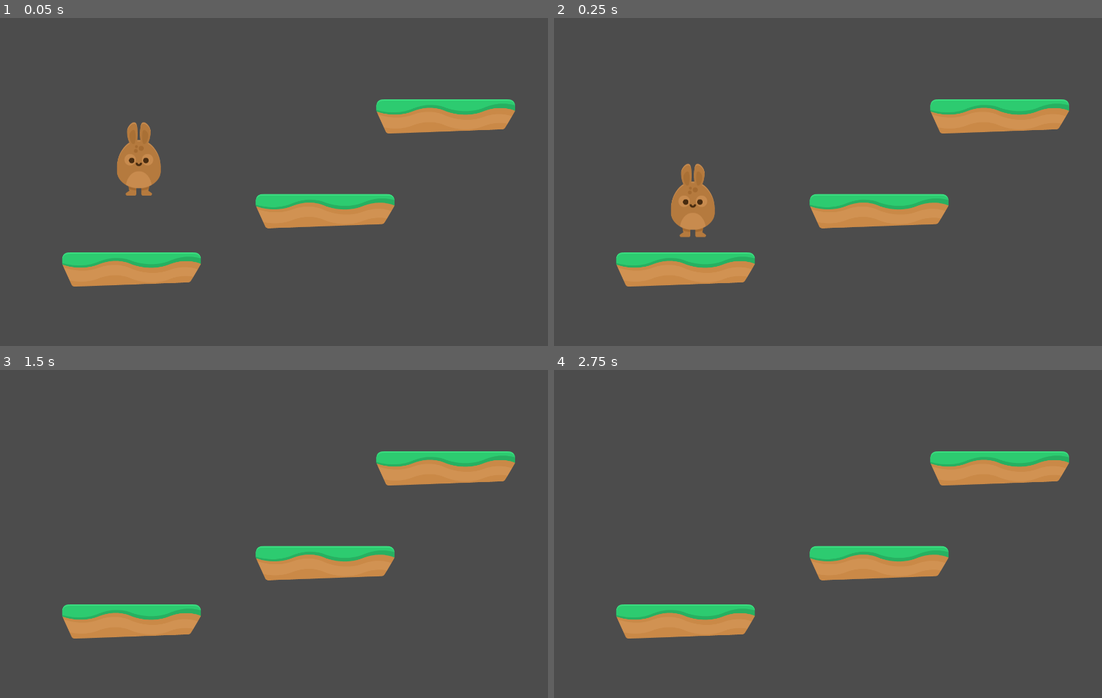
Above: before the commit, frames 1-4 (two rows, left to right).
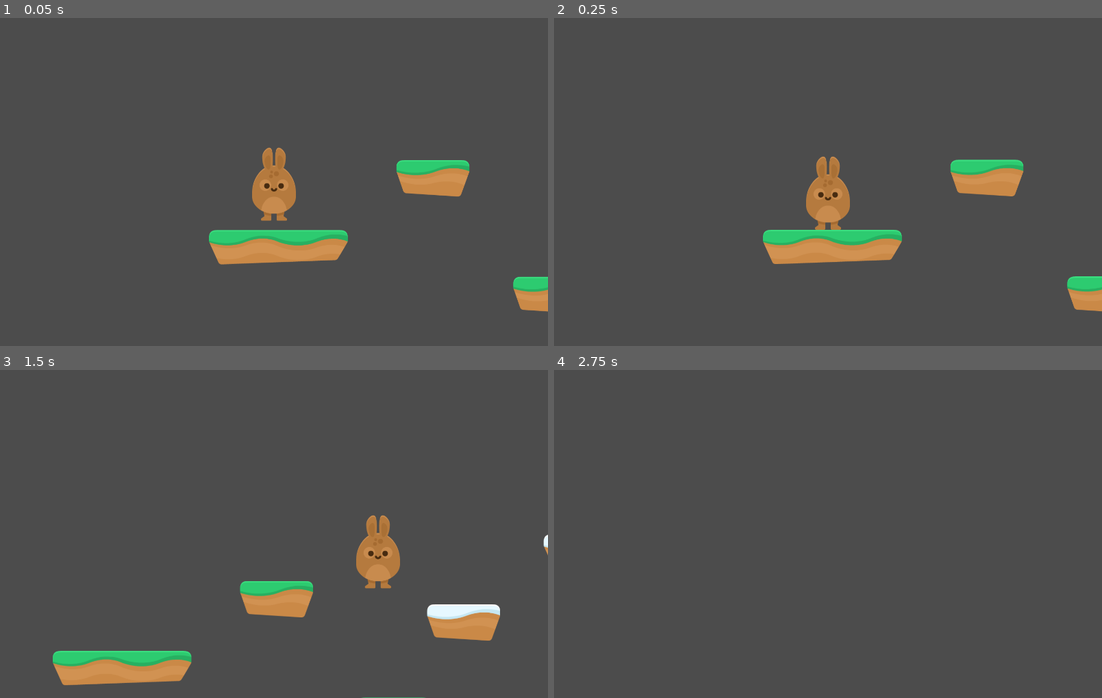
Above: after the commit, the same moments.

Repository: J-Guenther/GodotPlatformer
Game: Godot game, scene res://Scenes/Level1.tscn
Same seed, same stepped clock (60 frames per second), same inputs: the game is played once before the commit and once after it.
Inputs:
- Up to frame 1 (0.05 s): no input
- Up to frame 2 (0.25 s): no input
- Up to frame 3 (1.5 s): hold Right (ui_right) from 0.53 s (still down); tap Up (ui_up) at 0.77 s
- Up to frame 4 (2.75 s): tap Up (ui_up) at 1.52 s; release Right (ui_right) at 2.03 s; hold Left (ui_left) from 2.03 s (still down)

The runs differ from the first frame. In frame 1, 13% of the frame differs, in the area x 11-100%, y 24-90%; in frame 2, 13%; in frame 3, 13%; in frame 4, 7.1%.
Error after the commit: Parse Error: The function signature doesn't match the parent. Parent signature is: "void update()". (res://Scenes/PlayerAnimation.gd:3)

Commit message:
refactoring of Player script, added tilemap and level

Diff:
--- /dev/null
+++ b/HoppyDays/Scenes/Camera2D.tscn
@@ -0,0 +1,26 @@
+[gd_scene format=2]
+
+[node name="Camera2D" type="Camera2D"]
+
+anchor_mode = 1
+rotating = false
+current = true
+zoom = Vector2( 1, 1 )
+limit_left = -10000000
+limit_top = -10000000
+limit_right = 10000000
+limit_bottom = 10000000
+limit_smoothed = false
+drag_margin_h_enabled = true
+drag_margin_v_enabled = true
+smoothing_enabled = false
+smoothing_speed = 5.0
+offset_v = 0.0
+offset_h = 0.0
+drag_margin_left = 0.2
+drag_margin_top = 0.2
+drag_margin_right = 0.2
+drag_margin_bottom = 0.2
+editor_draw_screen = true
+editor_draw_limits = false
+editor_draw_drag_margin = false
--- a/HoppyDays/Scenes/Level1.tscn
+++ b/HoppyDays/Scenes/Level1.tscn
@@ -1,79 +1,36 @@
-[gd_scene load_steps=3 format=2]
+[gd_scene load_steps=4 format=2]
 
 [ext_resource path="res://Scenes/Player.tscn" type="PackedScene" id=1]
-[ext_resource path="res://GFX/Environment/ground_grass.png" type="Texture" id=2]
+[ext_resource path="res://Scenes/Camera2D.tscn" type="PackedScene" id=2]
+[ext_resource path="res://Scenes/PlatformTiles.tres" type="TileSet" id=3]
 
-[node name="Level1" type="Node2D"]
+[node name="Level1" type="Node2D" index="0"]
 
 [node name="Player" parent="." index="0" instance=ExtResource( 1 )]
 
-position = Vector2( 380, 380 )
+position = Vector2( 370, 380 )
 
-[node name="Platform" type="StaticBody2D" parent="." index="1"]
+[node name="Camera2D" parent="Player" index="2" instance=ExtResource( 2 )]
 
-position = Vector2( 360, 690 )
-input_pickable = false
+smoothing_enabled = true
+_sections_unfolded = [ "Smoothing" ]
+
+[node name="TileMap" type="TileMap" parent="." index="1"]
+
+mode = 0
+tile_set = ExtResource( 3 )
+cell_size = Vector2( 64, 64 )
+cell_quadrant_size = 16
+cell_custom_transform = Transform2D( 1, 0, 0, 1, 0, 0 )
+cell_half_offset = 2
+cell_tile_origin = 0
+cell_y_sort = false
+cell_clip_uv = false
+collision_use_kinematic = false
+collision_friction = 1.0
+collision_bounce = 0.0
 collision_layer = 1
 collision_mask = 1
-constant_linear_velocity = Vector2( 0, 0 )
-constant_angular_velocity = 0.0
-friction = 1.0
-bounce = 0.0
-__meta__ = {
-"_edit_group_": true
-}
-
-[node name="Sprite" type="Sprite" parent="Platform" index="0"]
-
-texture = ExtResource( 2 )
-
-[node name="CollisionPolygon2D" type="CollisionPolygon2D" parent="Platform" index="1"]
-
-build_mode = 0
-polygon = PoolVector2Array( -180, -50, 180, -50, 190, -40, 190, -20, 160, 40, -160, 50, -190, -10, -190, -40 )
-
-[node name="Platform2" type="StaticBody2D" parent="." index="2"]
-
-position = Vector2( 890, 530 )
-input_pickable = false
-collision_layer = 1
-collision_mask = 1
-constant_linear_velocity = Vector2( 0, 0 )
-constant_angular_velocity = 0.0
-friction = 1.0
-bounce = 0.0
-__meta__ = {
-"_edit_group_": true
-}
-
-[node name="Sprite" type="Sprite" parent="Platform2" index="0"]
-
-texture = ExtResource( 2 )
-
-[node name="CollisionPolygon2D" type="CollisionPolygon2D" parent="Platform2" index="1"]
-
-build_mode = 0
-polygon = PoolVector2Array( -180, -50, 180, -50, 190, -40, 190, -20, 160, 40, -160, 50, -190, -10, -190, -40 )
-
-[node name="Platform3" type="StaticBody2D" parent="." index="3"]
-
-position = Vector2( 1220, 270 )
-input_pickable = false
-collision_layer = 1
-collision_mask = 1
-constant_linear_velocity = Vector2( 0, 0 )
-constant_angular_velocity = 0.0
-friction = 1.0
-bounce = 0.0
-__meta__ = {
-"_edit_group_": true
-}
-
-[node name="Sprite" type="Sprite" parent="Platform3" index="0"]
-
-texture = ExtResource( 2 )
-
-[node name="CollisionPolygon2D" type="CollisionPolygon2D" parent="Platform3" index="1"]
-
-build_mode = 0
-polygon = PoolVector2Array( -180, -50, 180, -50, 190, -40, 190, -20, 160, 40, -160, 50, -190, -10, -190, -40 )
+occluder_light_mask = 1
+format = 1
+tile_data = PoolIntArray( 196632, 1, 0, 327691, 6, 0, 393235, 5, 0, 524291, 2, 0, 655376, 6, 0 )
--- /dev/null
+++ b/HoppyDays/Scenes/PlatformTiles.tres
@@ -0,0 +1,165 @@
+[gd_resource type="TileSet" load_steps=17 format=2]
+
+[ext_resource path="res://GFX/Environment/ground_sand.png" type="Texture" id=1]
+[ext_resource path="res://GFX/Environment/ground_snow.png" type="Texture" id=2]
+[ext_resource path="res://GFX/Environment/ground_grass.png" type="Texture" id=3]
+[ext_resource path="res://GFX/Environment/ground_cake.png" type="Texture" id=4]
+[ext_resource path="res://GFX/Environment/ground_sand_small.png" type="Texture" id=5]
+[ext_resource path="res://GFX/Environment/ground_snow_small.png" type="Texture" id=6]
+[ext_resource path="res://GFX/Environment/ground_grass_small.png" type="Texture" id=7]
+[ext_resource path="res://GFX/Environment/ground_cake_small.png" type="Texture" id=8]
+
+[sub_resource type="ConvexPolygonShape2D" id=1]
+
+custom_solver_bias = 0.0
+points = PoolVector2Array( -162.954, 47.3605, -185.107, -1.13721, -189.897, -20.8955, -188.82, -38.5707, -176.126, -48.4374, 178.239, -46.4398, 188.505, -37.6602, 190.301, -16.1056, 157.969, 35.3858, -16.4105, 42.7581 )
+
+[sub_resource type="ConvexPolygonShape2D" id=2]
+
+custom_solver_bias = 0.0
+points = PoolVector2Array( -162.954, 47.3605, -185.107, -1.13721, -189.897, -20.8955, -188.82, -38.5707, -176.126, -48.4374, 178.239, -46.4398, 188.505, -37.6602, 190.301, -16.1056, 157.969, 35.3858, -16.4105, 42.7581 )
+
+[sub_resource type="ConvexPolygonShape2D" id=3]
+
+custom_solver_bias = 0.0
+points = PoolVector2Array( -162.954, 47.3605, -185.107, -1.13721, -189.897, -20.8955, -188.82, -38.5707, -176.126, -48.4374, 178.239, -46.4398, 188.505, -37.6602, 190.301, -16.1056, 157.969, 35.3858, -16.4105, 42.7581 )
+
+[sub_resource type="ConvexPolygonShape2D" id=4]
+
+custom_solver_bias = 0.0
+points = PoolVector2Array( -162.954, 47.3605, -185.107, -1.13721, -189.897, -20.8955, -188.82, -38.5707, -176.126, -48.4374, 178.239, -46.4398, 188.505, -37.6602, 190.301, -16.1056, 157.969, 35.3858, -16.4105, 42.7581 )
+
+[sub_resource type="ConvexPolygonShape2D" id=5]
+
+custom_solver_bias = 0.0
+points = PoolVector2Array( -77.9957, 39.6708, -86.4634, 20.1075, -99.7589, -17.1111, -100.406, -39.1114, -85.5234, -50.1115, 90.0571, -49.8829, 100.41, -37.7063, 99.5336, -18.143, 90.1899, 10.1799, 73.5466, 48.7225 )
+
+[sub_resource type="ConvexPolygonShape2D" id=6]
+
+custom_solver_bias = 0.0
+points = PoolVector2Array( -77.9957, 39.6708, -86.4634, 20.1075, -99.7589, -17.1111, -100.406, -39.1114, -85.5234, -50.1115, 90.0571, -49.8829, 100.41, -37.7063, 99.5336, -18.143, 90.1899, 10.1799, 73.5466, 48.7225 )
+
+[sub_resource type="ConvexPolygonShape2D" id=7]
+
+custom_solver_bias = 0.0
+points = PoolVector2Array( -77.9957, 39.6708, -86.4634, 20.1075, -99.7589, -17.1111, -100.406, -39.1114, -85.5234, -50.1115, 90.0571, -49.8829, 100.41, -37.7063, 99.5336, -18.143, 90.1899, 10.1799, 73.5466, 48.7225 )
+
+[sub_resource type="ConvexPolygonShape2D" id=8]
+
+custom_solver_bias = 0.0
+points = PoolVector2Array( -77.9957, 39.6708, -86.4634, 20.1075, -99.7589, -17.1111, -100.406, -39.1114, -85.5234, -50.1115, 90.0571, -49.8829, 100.41, -37.7063, 99.5336, -18.143, 90.1899, 10.1799, 73.5466, 48.7225 )
+
+[resource]
+
+0/name = "Ground_Sand"
+0/texture = ExtResource( 1 )
+0/tex_offset = Vector2( 0, 0 )
+0/modulate = Color( 1, 1, 1, 1 )
+0/region = Rect2( 0, 0, 380, 94 )
+0/is_autotile = false
+0/occluder_offset = Vector2( 190, 47 )
+0/navigation_offset = Vector2( 190, 47 )
+0/shapes = [ {
+"autotile_coord": Vector2( 0, 0 ),
+"one_way": false,
+"shape": SubResource( 1 ),
+"shape_transform": Transform2D( 1, 0, 0, 1, 190, 47 )
+} ]
+1/name = "Ground_Snow"
+1/texture = ExtResource( 2 )
+1/tex_offset = Vector2( 0, 0 )
+1/modulate = Color( 1, 1, 1, 1 )
+1/region = Rect2( 0, 0, 380, 94 )
+1/is_autotile = false
+1/occluder_offset = Vector2( 190, 47 )
+1/navigation_offset = Vector2( 190, 47 )
+1/shapes = [ {
+"autotile_coord": Vector2( 0, 0 ),
+"one_way": false,
+"shape": SubResource( 2 ),
+"shape_transform": Transform2D( 1, 0, 0, 1, 190, 47 )
+} ]
+2/name = "Ground_Grass"
+2/texture = ExtResource( 3 )
+2/tex_offset = Vector2( 0, 0 )
+2/modulate = Color( 1, 1, 1, 1 )
+2/region = Rect2( 0, 0, 380, 94 )
+2/is_autotile = false
+2/occluder_offset = Vector2( 190, 47 )
+2/navigation_offset = Vector2( 190, 47 )
+2/shapes = [ {
+"autotile_coord": Vector2( 0, 0 ),
+"one_way": false,
+"shape": SubResource( 3 ),
+"shape_transform": Transform2D( 1, 0, 0, 1, 190, 47 )
+} ]
+3/name = "Ground_Cake"
+3/texture = ExtResource( 4 )
+3/tex_offset = Vector2( 0, 0 )
+3/modulate = Color( 1, 1, 1, 1 )
+3/region = Rect2( 0, 0, 380, 94 )
+3/is_autotile = false
+3/occluder_offset = Vector2( 190, 47 )
+3/navigation_offset = Vector2( 190, 47 )
+3/shapes = [ {
+"autotile_coord": Vector2( 0, 0 ),
+"one_way": false,
+"shape": SubResource( 4 ),
+"shape_transform": Transform2D( 1, 0, 0, 1, 190, 47 )
+} ]
+4/name = "Ground_Sand_Small"
+4/texture = ExtResource( 5 )
+4/tex_offset = Vector2( 0, 0 )
+4/modulate = Color( 1, 1, 1, 1 )
+4/region = Rect2( 0, 0, 201, 100 )
+4/is_autotile = false
+4/occluder_offset = Vector2( 100.5, 50 )
+4/navigation_offset = Vector2( 100.5, 50 )
+4/shapes = [ {
+"autotile_coord": Vector2( 0, 0 ),
+"one_way": false,
+"shape": SubResource( 5 ),
+"shape_transform": Transform2D( 1, 0, 0, 1, 100.5, 50 )
+} ]
+5/name = "Ground_Snow_Small"
+5/texture = ExtResource( 6 )
+5/tex_offset = Vector2( 0, 0 )
+5/modulate = Color( 1, 1, 1, 1 )
+5/region = Rect2( 0, 0, 201, 100 )
+5/is_autotile = false
+5/occluder_offset = Vector2( 100.5, 50 )
+5/navigation_offset = Vector2( 100.5, 50 )
+5/shapes = [ {
+"autotile_coord": Vector2( 0, 0 ),
+"one_way": false,
+"shape": SubResource( 6 ),
+"shape_transform": Transform2D( 1, 0, 0, 1, 100.5, 50 )
+} ]
+6/name = "Ground_Grass_Small"
+6/texture = ExtResource( 7 )
+6/tex_offset = Vector2( 0, 0 )
+6/modulate = Color( 1, 1, 1, 1 )
+6/region = Rect2( 0, 0, 201, 100 )
+6/is_autotile = false
+6/occluder_offset = Vector2( 100.5, 50 )
+6/navigation_offset = Vector2( 100.5, 50 )
+6/shapes = [ {
+"autotile_coord": Vector2( 0, 0 ),
+"one_way": false,
+"shape": SubResource( 7 ),
+"shape_transform": Transform2D( 1, 0, 0, 1, 100.5, 50 )
+} ]
+7/name = "Ground_Cake_Small"
+7/texture = ExtResource( 8 )
+7/tex_offset = Vector2( 0, 0 )
+7/modulate = Color( 1, 1, 1, 1 )
+7/region = Rect2( 0, 0, 201, 100 )
+7/is_autotile = false
+7/occluder_offset = Vector2( 100.5, 50 )
+7/navigation_offset = Vector2( 100.5, 50 )
+7/shapes = [ {
+"autotile_coord": Vector2( 0, 0 ),
+"one_way": false,
+"shape": SubResource( 8 ),
+"shape_transform": Transform2D( 1, 0, 0, 1, 100.5, 50 )
+} ]
--- /dev/null
+++ b/HoppyDays/Scenes/Platforms.tscn
@@ -0,0 +1,210 @@
+[gd_scene load_steps=9 format=2]
+
+[ext_resource path="res://GFX/Environment/ground_sand.png" type="Texture" id=1]
+[ext_resource path="res://GFX/Environment/ground_snow.png" type="Texture" id=2]
+[ext_resource path="res://GFX/Environment/ground_grass.png" type="Texture" id=3]
+[ext_resource path="res://GFX/Environment/ground_cake.png" type="Texture" id=4]
+[ext_resource path="res://GFX/Environment/ground_sand_small.png" type="Texture" id=5]
+[ext_resource path="res://GFX/Environment/ground_snow_small.png" type="Texture" id=6]
+[ext_resource path="res://GFX/Environment/ground_grass_small.png" type="Texture" id=7]
+[ext_resource path="res://GFX/Environment/ground_cake_small.png" type="Texture" id=8]
+
+[node name="Platform" type="Node2D"]
+
+[node name="Ground_Sand" type="Sprite" parent="." index="0"]
+
+editor/display_folded = true
+position = Vector2( 280, 140 )
+texture = ExtResource( 1 )
+__meta__ = {
+"_edit_group_": true
+}
+
+[node name="StaticBody2D" type="StaticBody2D" parent="Ground_Sand" index="0"]
+
+input_pickable = false
+collision_layer = 2
+collision_mask = 1
+constant_linear_velocity = Vector2( 0, 0 )
+constant_angular_velocity = 0.0
+friction = 1.0
+bounce = 0.0
+_sections_unfolded = [ "Collision" ]
+
+[node name="CollisionPolygon2D" type="CollisionPolygon2D" parent="Ground_Sand/StaticBody2D" index="0"]
+
+build_mode = 0
+polygon = PoolVector2Array( -16.4105, 42.7581, 157.969, 35.3858, 190.301, -16.1056, 188.505, -37.6602, 178.239, -46.4398, -176.126, -48.4374, -188.82, -38.5707, -189.897, -20.8955, -185.107, -1.13721, -162.954, 47.3605 )
+
+[node name="Ground_Snow" type="Sprite" parent="." index="1"]
+
+editor/display_folded = true
+position = Vector2( 295.905, 433.097 )
+texture = ExtResource( 2 )
+__meta__ = {
+"_edit_group_": true
+}
+
+[node name="StaticBody2D" type="StaticBody2D" parent="Ground_Snow" index="0"]
+
+input_pickable = false
+collision_layer = 2
+collision_mask = 1
+constant_linear_velocity = Vector2( 0, 0 )
+constant_angular_velocity = 0.0
+friction = 1.0
+bounce = 0.0
+_sections_unfolded = [ "Collision" ]
+
+[node name="CollisionPolygon2D" type="CollisionPolygon2D" parent="Ground_Snow/StaticBody2D" index="0"]
+
+build_mode = 0
+polygon = PoolVector2Array( -16.4105, 42.7581, 157.969, 35.3858, 190.301, -16.1056, 188.505, -37.6602, 178.239, -46.4398, -176.126, -48.4374, -188.82, -38.5707, -189.897, -20.8955, -185.107, -1.13721, -162.954, 47.3605 )
+
+[node name="Ground_Grass" type="Sprite" parent="." index="2"]
+
+editor/display_folded = true
+position = Vector2( 284.544, 289.957 )
+texture = ExtResource( 3 )
+__meta__ = {
+"_edit_group_": true
+}
+
+[node name="StaticBody2D" type="StaticBody2D" parent="Ground_Grass" index="0"]
+
+input_pickable = false
+collision_layer = 2
+collision_mask = 1
+constant_linear_velocity = Vector2( 0, 0 )
+constant_angular_velocity = 0.0
+friction = 1.0
+bounce = 0.0
+_sections_unfolded = [ "Collision" ]
+
+[node name="CollisionPolygon2D" type="CollisionPolygon2D" parent="Ground_Grass/StaticBody2D" index="0"]
+
+build_mode = 0
+polygon = PoolVector2Array( -16.4105, 42.7581, 157.969, 35.3858, 190.301, -16.1056, 188.505, -37.6602, 178.239, -46.4398, -176.126, -48.4374, -188.82, -38.5707, -189.897, -20.8955, -185.107, -1.13721, -162.954, 47.3605 )
+
+[node name="Ground_Cake" type="Sprite" parent="." index="3"]
+
+editor/display_folded = true
+position = Vector2( 300.449, 583.054 )
+texture = ExtResource( 4 )
+__meta__ = {
+"_edit_group_": true
+}
+
+[node name="StaticBody2D" type="StaticBody2D" parent="Ground_Cake" index="0"]
+
+input_pickable = false
+collision_layer = 2
+collision_mask = 1
+constant_linear_velocity = Vector2( 0, 0 )
+constant_angular_velocity = 0.0
+friction = 1.0
+bounce = 0.0
+_sections_unfolded = [ "Collision" ]
+
+[node name="CollisionPolygon2D" type="CollisionPolygon2D" parent="Ground_Cake/StaticBody2D" index="0"]
+
+build_mode = 0
+polygon = PoolVector2Array( -16.4105, 42.7581, 157.969, 35.3858, 190.301, -16.1056, 188.505, -37.6602, 178.239, -46.4398, -176.126, -48.4374, -188.82, -38.5707, -189.897, -20.8955, -185.107, -1.13721, -162.954, 47.3605 )
+
+[node name="Ground_Sand_Small" type="Sprite" parent="." index="4"]
+
+editor/display_folded = true
+position = Vector2( 754.995, 144.877 )
+texture = ExtResource( 5 )
+__meta__ = {
+"_edit_group_": true
+}
+
+[node name="StaticBody2D" type="StaticBody2D" parent="Ground_Sand_Small" index="0"]
+
+input_pickable = false
+collision_layer = 2
+collision_mask = 1
+constant_linear_velocity = Vector2( 0, 0 )
+constant_angular_velocity = 0.0
+friction = 1.0
+bounce = 0.0
+_sections_unfolded = [ "Collision" ]
+
+[node name="CollisionPolygon2D" type="CollisionPolygon2D" parent="Ground_Sand_Small/StaticBody2D" index="0"]
+
+build_mode = 0
+polygon = PoolVector2Array( 73.5466, 48.7225, 90.1899, 10.1799, 99.5336, -18.143, 100.41, -37.7063, 90.0571, -49.8829, -85.5234, -50.1115, -100.406, -39.1114, -99.7589, -17.1111, -86.4634, 20.1075, -77.9957, 39.6708 )
+
+[node name="Ground_Snow_Small" type="Sprite" parent="." index="5"]
+
+editor/display_folded = true
+position = Vector2( 770.9, 437.974 )
+texture = ExtResource( 6 )
+__meta__ = {
+"_edit_group_": true
+}
+
+[node name="StaticBody2D" type="StaticBody2D" parent="Ground_Snow_Small" index="0"]
+
+input_pickable = false
+collision_layer = 2
+collision_mask = 1
+constant_linear_velocity = Vector2( 0, 0 )
+constant_angular_velocity = 0.0
+friction = 1.0
+bounce = 0.0
+_sections_unfolded = [ "Collision" ]
+
+[node name="CollisionPolygon2D" type="CollisionPolygon2D" parent="Ground_Snow_Small/StaticBody2D" index="0"]
+
+build_mode = 0
+polygon = PoolVector2Array( 73.5466, 48.7225, 90.1899, 10.1799, 99.5336, -18.143, 100.41, -37.7063, 90.0571, -49.8829, -85.5234, -50.1115, -100.406, -39.1114, -99.7589, -17.1111, -86.4634, 20.1075, -77.9957, 39.6708 )
+
+[node name="Ground_Grass_Small" type="Sprite" parent="." index="6"]
+
+position = Vector2( 759.54, 294.834 )
+texture = ExtResource( 7 )
+__meta__ = {
+"_edit_group_": true
+}
+
+[node name="StaticBody2D" type="StaticBody2D" parent="Ground_Grass_Small" index="0"]
+
+input_pickable = false
+collision_layer = 2
+collision_mask = 1
+constant_linear_velocity = Vector2( 0, 0 )
+constant_angular_velocity = 0.0
+friction = 1.0
+bounce = 0.0
+_sections_unfolded = [ "Collision" ]
+
+[node name="CollisionPolygon2D" type="CollisionPolygon2D" parent="Ground_Grass_Small/StaticBody2D" index="0"]
+
+build_mode = 0
+polygon = PoolVector2Array( 73.5466, 48.7225, 90.1899, 10.1799, 99.5336, -18.143, 100.41, -37.7063, 90.0571, -49.8829, -85.5234, -50.1115, -100.406, -39.1114, -99.7589, -17.1111, -86.4634, 20.1075, -77.9957, 39.6708 )
+
+[node name="Ground_Cake_Small" type="Sprite" parent="." index="7"]
+
+position = Vector2( 775.444, 587.931 )
+texture = ExtResource( 8 )
+__meta__ = {
+"_edit_group_": true
+}
+
+[node name="StaticBody2D" type="StaticBody2D" parent="Ground_Cake_Small" index="0"]
+
+input_pickable = false
+collision_layer = 2
+collision_mask = 1
+constant_linear_velocity = Vector2( 0, 0 )
+constant_angular_velocity = 0.0
+friction = 1.0
+bounce = 0.0
+_sections_unfolded = [ "Collision" ]
+
+[node name="CollisionPolygon2D" type="CollisionPolygon2D" parent="Ground_Cake_Small/StaticBody2D" index="0"]
+
+build_mode = 0
+polygon = PoolVector2Array( 73.5466, 48.7225, 90.1899, 10.1799, 99.5336, -18.143, 100.41, -37.7063, 90.0571, -49.8829, -85.5234, -50.1115, -100.406, -39.1114, -99.7589, -17.1111, -86.4634, 20.1075, -77.9957, 39.6708 )
--- a/HoppyDays/Scenes/Player.tscn
+++ b/HoppyDays/Scenes/Player.tscn
@@ -1,14 +1,15 @@
-[gd_scene load_steps=10 format=2]
+[gd_scene load_steps=11 format=2]
 
 [ext_resource path="res://Scripts/Player.gd" type="Script" id=1]
 [ext_resource path="res://GFX/Players/bunny1_stand.png" type="Texture" id=2]
 [ext_resource path="res://GFX/Players/bunny1_ready.png" type="Texture" id=3]
-[ext_resource path="res://GFX/Players/bunny1_walk1.png" type="Texture" id=4]
-[ext_resource path="res://GFX/Players/bunny1_walk2.png" type="Texture" id=5]
-[ext_resource path="res://GFX/Players/bunny1_jump.png" type="Texture" id=6]
+[ext_resource path="res://GFX/Players/bunny1_jump.png" type="Texture" id=4]
+[ext_resource path="res://GFX/Players/bunny1_walk1.png" type="Texture" id=5]
+[ext_resource path="res://GFX/Players/bunny1_walk2.png" type="Texture" id=6]
 [ext_resource path="res://GFX/Players/bunny1_hurt.png" type="Texture" id=7]
+[ext_resource path="res://Scenes/PlayerAnimation.gd" type="Script" id=8]
 
-[sub_resource type="SpriteFrames" id=2]
+[sub_resource type="SpriteFrames" id=1]
 
 animations = [ {
 "frames": [ ExtResource( 2 ), ExtResource( 3 ) ],
@@ -16,15 +17,15 @@
 "name": "idle",
 "speed": 3.0
 }, {
-"frames": [ ExtResource( 4 ), ExtResource( 5 ) ],
+"frames": [ ExtResource( 4 ) ],
+"loop": true,
+"name": "jump",
+"speed": 1.0
+}, {
+"frames": [ ExtResource( 5 ), ExtResource( 6 ) ],
 "loop": true,
 "name": "walk",
 "speed": 10.0
-}, {
-"frames": [ ExtResource( 6 ) ],
-"loop": true,
-"name": "jump",
-"speed": 1.0
 }, {
 "frames": [ ExtResource( 7 ) ],
 "loop": true,
@@ -32,30 +33,31 @@
 "speed": 5.0
 } ]
 
-[sub_resource type="CapsuleShape2D" id=1]
+[sub_resource type="CapsuleShape2D" id=2]
 
 custom_solver_bias = 0.0
 radius = 60.0
 height = 32.0
 
-[node name="Player" type="KinematicBody2D" index="0"]
+[node name="Player" type="KinematicBody2D"]
 
 input_pickable = false
 collision_layer = 1
-collision_mask = 1
+collision_mask = 2
 collision/safe_margin = 0.08
 script = ExtResource( 1 )
-_sections_unfolded = [ "Transform" ]
+_sections_unfolded = [ "Collision", "Transform" ]
 __meta__ = {
 "_edit_group_": true
 }
 
 [node name="AnimatedSprite" type="AnimatedSprite" parent="." index="0"]
 
-frames = SubResource( 2 )
+frames = SubResource( 1 )
 animation = "idle"
+script = ExtResource( 8 )
 
 [node name="CollisionShape2D" type="CollisionShape2D" parent="." index="1"]
 
 position = Vector2( 0, 24.5885 )
-shape = SubResource( 1 )
+shape = SubResource( 2 )
--- /dev/null
+++ b/HoppyDays/Scenes/PlayerAnimation.gd
@@ -0,0 +1,14 @@
+extends AnimatedSprite
+
+func update(motion):
+	if motion.y < 0:
+		play("jump")
+	elif motion.x > 0:
+		flip_h = false
+		play("walk")
+	elif motion.x < 0:
+		flip_h = true
+		play("walk")
+	else:
+		play("idle")
+		flip_h = false
--- a/HoppyDays/Scripts/Player.gd
+++ b/HoppyDays/Scripts/Player.gd
@@ -8,14 +8,22 @@
 var motion = Vector2()
 
 func _physics_process(delta):
+	update_motion(delta)
+
+func _process(delta):
+	update_animation(motion)
+
+func update_motion(delta):
 	fall(delta)
 	run()
 	jump()
 	move_and_slide(motion, UP)
 
+func update_animation(motion):
+	$AnimatedSprite.update(motion)
+
 func fall(delta):
 	if is_on_floor():
-		print("Hallo")
 		motion.y = 0
 	else:
 		motion.y += GRAVITY * delta
@@ -23,16 +31,10 @@
 func run():
 	if Input.is_action_pressed("ui_right") and not Input.is_action_pressed("ui_left"):
 		motion.x = SPEED
-		$AnimatedSprite.flip_h = false
-		$AnimatedSprite.play("walk")
 	elif Input.is_action_pressed("ui_left") and not Input.is_action_pressed("ui_right"):
 		motion.x = -SPEED
-		$AnimatedSprite.flip_h = true
-		$AnimatedSprite.play("walk")
 	else:
 		motion.x = 0
-		$AnimatedSprite.play("idle")
-		$AnimatedSprite.flip_h = false
 
 func jump():
 	if Input.is_action_pressed("ui_up") and is_on_floor():
--- a/HoppyDays/project.godot
+++ b/HoppyDays/project.godot
@@ -34,6 +34,11 @@
 , Object(InputEventKey,"resource_local_to_scene":false,"resource_name":"","device":0,"alt":false,"shift":false,"control":false,"meta":false,"command":false,"pressed":false,"scancode":87,"unicode":0,"echo":false,"script":null)
  ]
 
+[layer_names]
+
+2d_physics/layer_1="Player"
+2d_physics/layer_2="Terrain"
+
 [rendering]
 
 environment/default_environment="res://default_env.tres"
